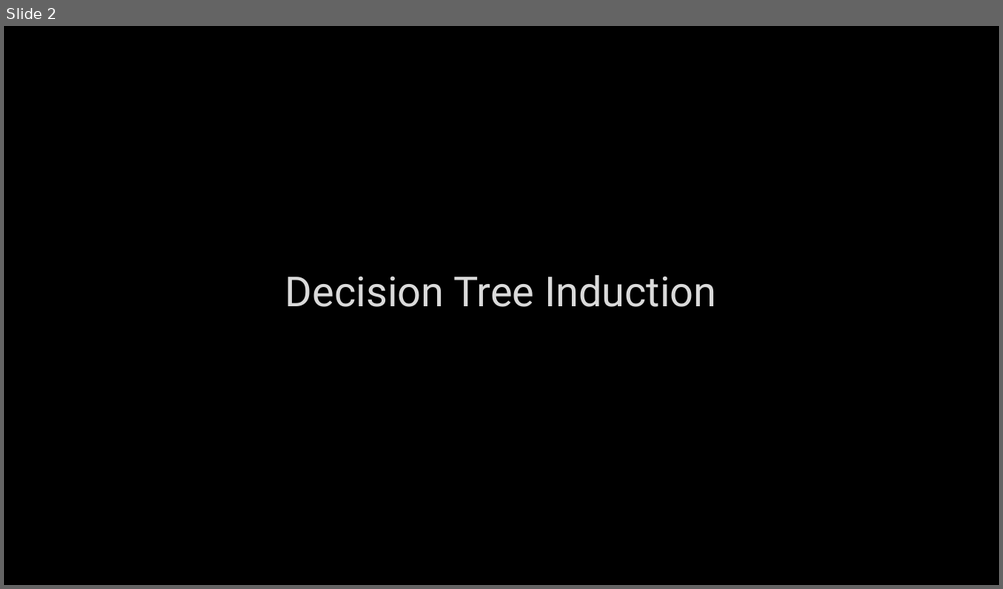
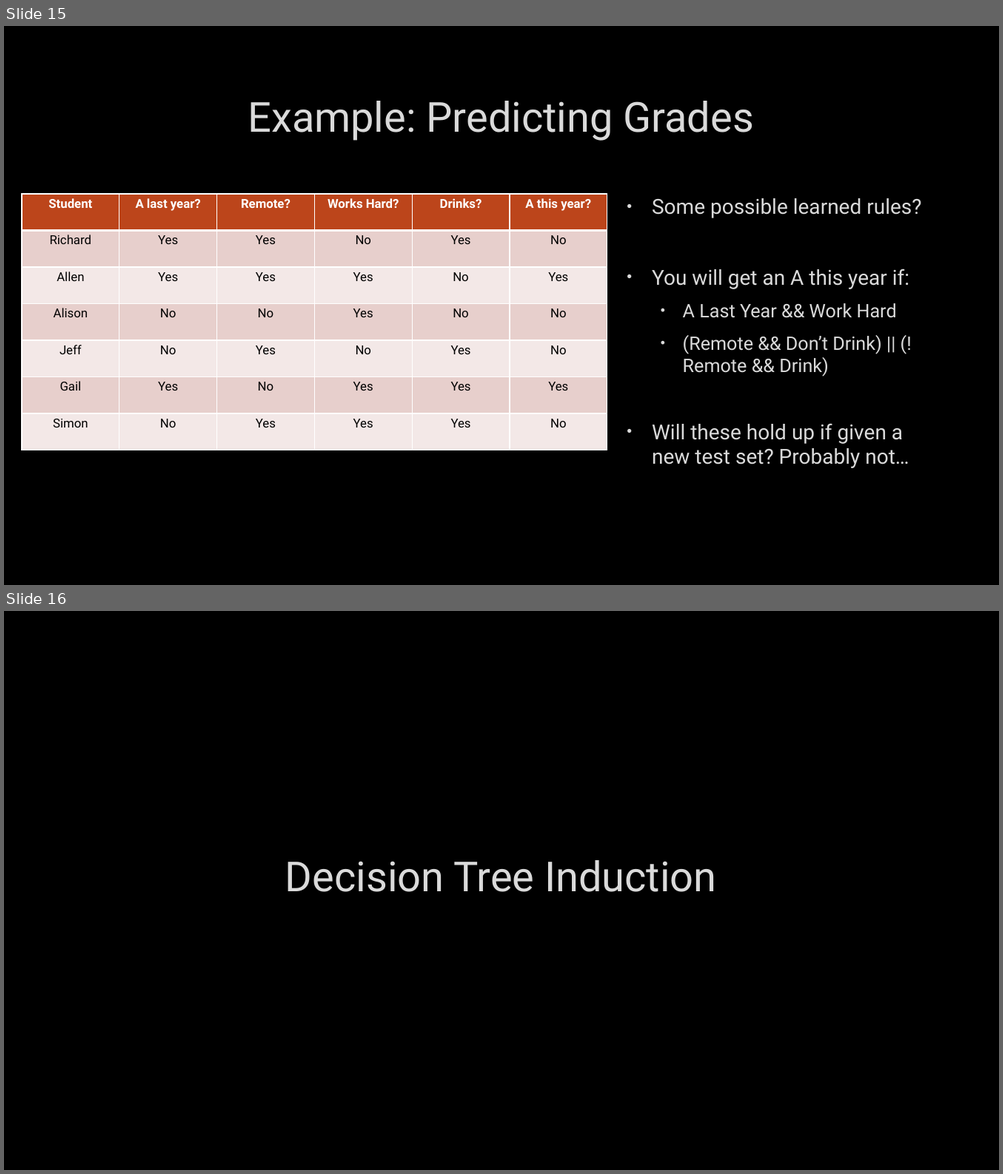
Before and after one commit to markfloryan/AI, a slide deck: slides/13-ML-DecisionTrees.pptx. Shown one above the other, each under a label of ours: slide 2 before the commit, slides 15 and 16 after it. The pictures are 1003x589 and 1003x1174 pixels, drawn with LibreOffice and Linux fonts; fonts in the diff are those of the drawing; background and template pictures are left out. Boxes give left, top, right and bottom in pixels: in the first picture for what was removed or moved away, otherwise in the second. Text is boxed around its words. In the diff, an @@ line names an element or a change of style, - is before the commit and + after.

```diff
--- a/slides/13-ML-DecisionTrees.pptx
+++ b/slides/13-ML-DecisionTrees.pptx
@@ slide 15 added at (x1=4, y1=26, x2=999, y2=585), background picture (left out) @@
@@ title added at (x1=248, y1=101, x2=754, y2=141), 40 pt, text #DADADA @@
+Example: Predicting Grades
@@ table added at (x1=22, y1=194, x2=609, y2=451), 7 rows, 6 columns @@
+Student | A last year? | Remote? | Works Hard? | Drinks? | A this year?
+Richard | Yes | Yes | No | Yes | No
+Allen | Yes | Yes | Yes | No | Yes
+Alison | No | No | Yes | No | No
+Jeff | No | Yes | No | Yes | No
+Gail | Yes | No | Yes | Yes | Yes
+Simon | No | Yes | Yes | Yes | No
@@ text added at (x1=652, y1=198, x2=921, y2=469), 20 pt, text #DADADA @@
+• Some possible learned rules?
+• You will get an A this year if:
+  • A Last Year && Work Hard
+  • (Remote && Don’t Drink) || (!Remote && Drink)
+• Will these hold up if given a new test set? Probably not…
@@ what was slide 2 is now slide 16 @@
```
Also in this commit, not shown: 14 slides changed, 13 other slides added, 9 other files.
